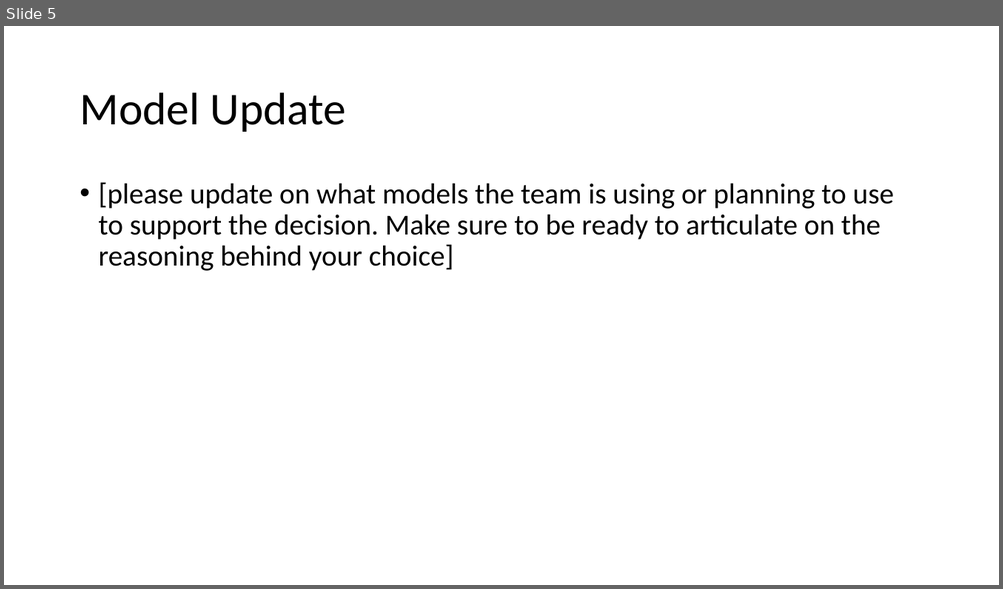
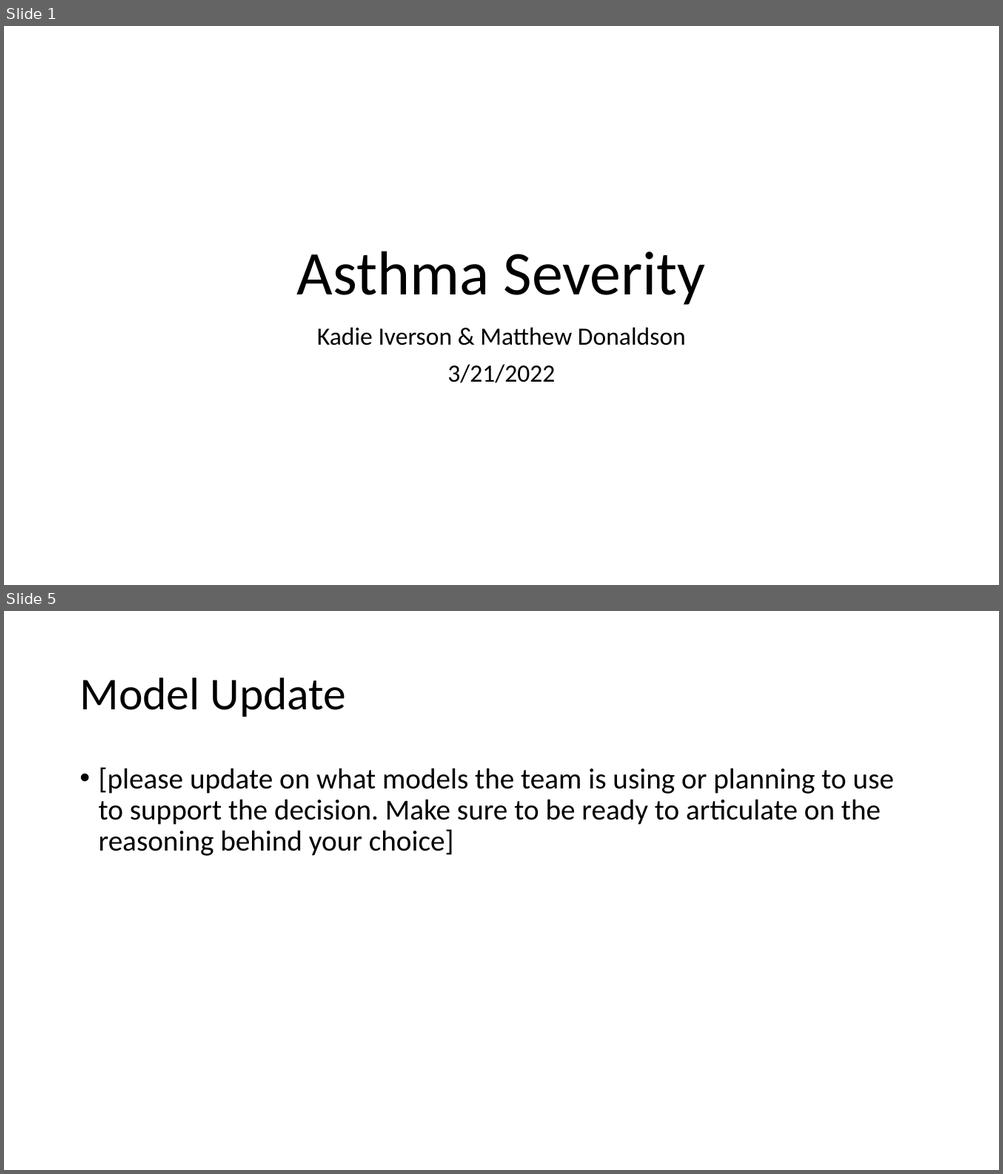
Before and after one commit to donaldsonm731/Asthma_Prediction, a slide deck: Mid_Semester_Pres.pptx. Shown one above the other, each under a label of ours: slide 5 before the commit, slides 1 and 5 after it; the slides between them are not shown. The pictures are 1003x589 and 1003x1174 pixels, drawn with LibreOffice and Linux fonts; fonts in the diff are those of the drawing. Boxes give left, top, right and bottom in pixels: in the first picture for what was removed or moved away, otherwise in the second. Text is boxed around its words. In the diff, an @@ line names an element or a change of style, - is before the commit and + after.

```diff
--- a/Mid_Semester_Pres.pptx
+++ b/Mid_Semester_Pres.pptx
@@ slide 1 added at (4, 26, 999, 585), background #FFFFFF @@
@@ title added at (297, 251, 706, 305), 60 pt, text #000000 @@
+Asthma Severity
@@ subtitle added at (317, 327, 686, 383), 24 pt, text #000000 @@
+Kadie Iverson & Matthew Donaldson
+3/21/2022
```
Also in this commit, not shown: 3 slides changed, 1 other slide added, 2 slides removed.
